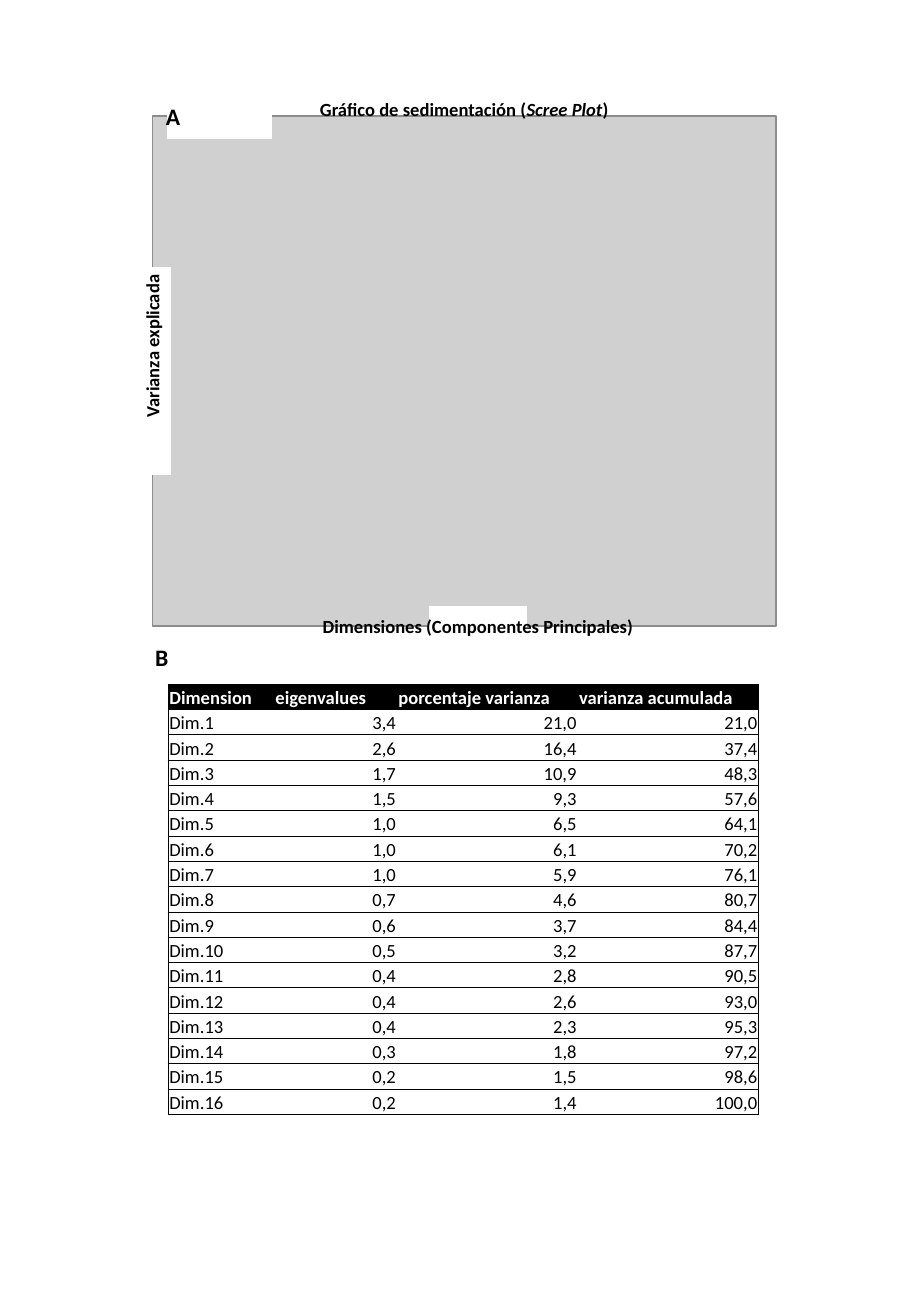
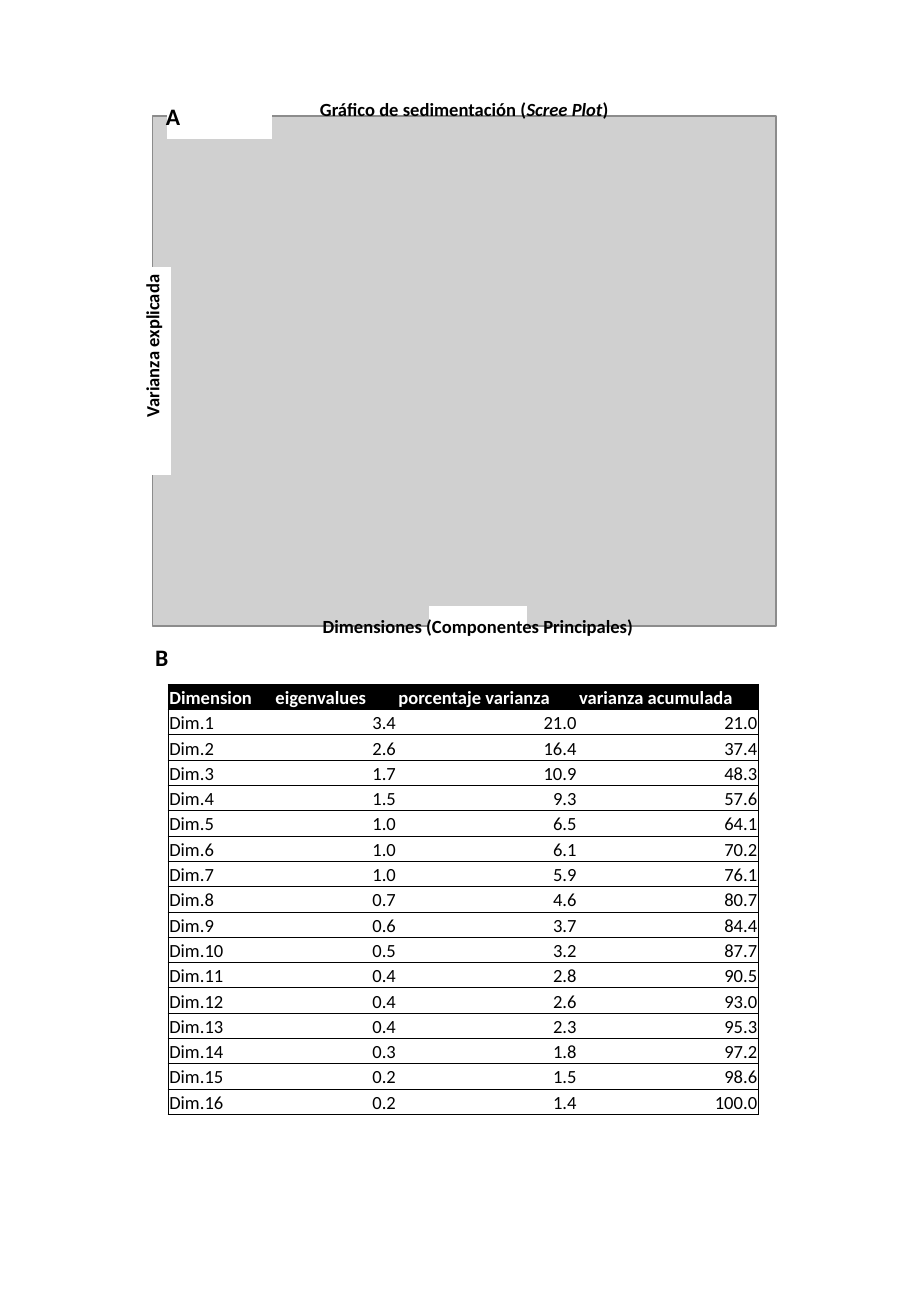
Before and after one commit to cristinalazaroruiz/Generacion_librerias_IA_prediccion_ciliopatias, a slide deck: slide 20 of figuras/figuras_TFM.pptx (slide 18 before the commit). Drawn at 911x1316 pixels with LibreOffice and Linux fonts; fonts in the diff are those of the drawing; grey boxes stand for pictures. Boxes give left, top, right and bottom in pixels: in the first picture for what was removed or moved away, otherwise in the second. Text is boxed around its words. In the diff, an @@ line names an element or a change of style, - is before the commit and + after.

```diff
--- a/figuras/figuras_TFM.pptx
+++ b/figuras/figuras_TFM.pptx
@@ table at (168, 684, 758, 1119) @@
-row 2: Dim.1 | 3,4 | 21,0 | 21,0
+row 2: Dim.1 | 3.4 | 21.0 | 21.0
-row 3: Dim.2 | 2,6 | 16,4 | 37,4
+row 3: Dim.2 | 2.6 | 16.4 | 37.4
-row 4: Dim.3 | 1,7 | 10,9 | 48,3
+row 4: Dim.3 | 1.7 | 10.9 | 48.3
-row 5: Dim.4 | 1,5 | 9,3 | 57,6
+row 5: Dim.4 | 1.5 | 9.3 | 57.6
-row 6: Dim.5 | 1,0 | 6,5 | 64,1
+row 6: Dim.5 | 1.0 | 6.5 | 64.1
-row 7: Dim.6 | 1,0 | 6,1 | 70,2
+row 7: Dim.6 | 1.0 | 6.1 | 70.2
-row 8: Dim.7 | 1,0 | 5,9 | 76,1
+row 8: Dim.7 | 1.0 | 5.9 | 76.1
-row 9: Dim.8 | 0,7 | 4,6 | 80,7
+row 9: Dim.8 | 0.7 | 4.6 | 80.7
-row 10: Dim.9 | 0,6 | 3,7 | 84,4
+row 10: Dim.9 | 0.6 | 3.7 | 84.4
-row 11: Dim.10 | 0,5 | 3,2 | 87,7
+row 11: Dim.10 | 0.5 | 3.2 | 87.7
-row 12: Dim.11 | 0,4 | 2,8 | 90,5
+row 12: Dim.11 | 0.4 | 2.8 | 90.5
-row 13: Dim.12 | 0,4 | 2,6 | 93,0
+row 13: Dim.12 | 0.4 | 2.6 | 93.0
-row 14: Dim.13 | 0,4 | 2,3 | 95,3
+row 14: Dim.13 | 0.4 | 2.3 | 95.3
-row 15: Dim.14 | 0,3 | 1,8 | 97,2
+row 15: Dim.14 | 0.3 | 1.8 | 97.2
-row 16: Dim.15 | 0,2 | 1,5 | 98,6
+row 16: Dim.15 | 0.2 | 1.5 | 98.6
-row 17: Dim.16 | 0,2 | 1,4 | 100,0
+row 17: Dim.16 | 0.2 | 1.4 | 100.0
```
Also in this commit, not shown: 7 other slides changed, 5 slides added, 3 slides removed, 26 other files.
